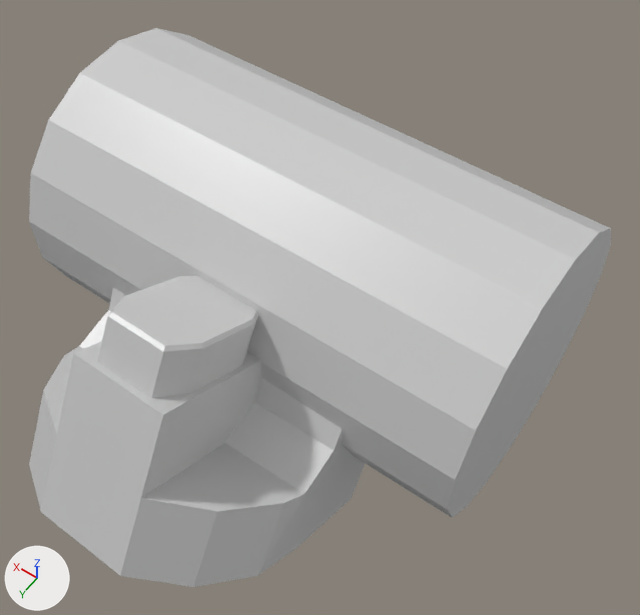
A saved change to the COLLADA model models/drc_robot/meshes/r_clav.dae.
The view is the same before and after, from a 50 mm lens placed at (-0.109, 0.074, 0.246), pointed at (-0.014, -0.06, 0.036). The axes (+X, +Y, +Z) are drawn at lower left. The lights are the same throughout.

Names of what the first picture shows: 'node'.
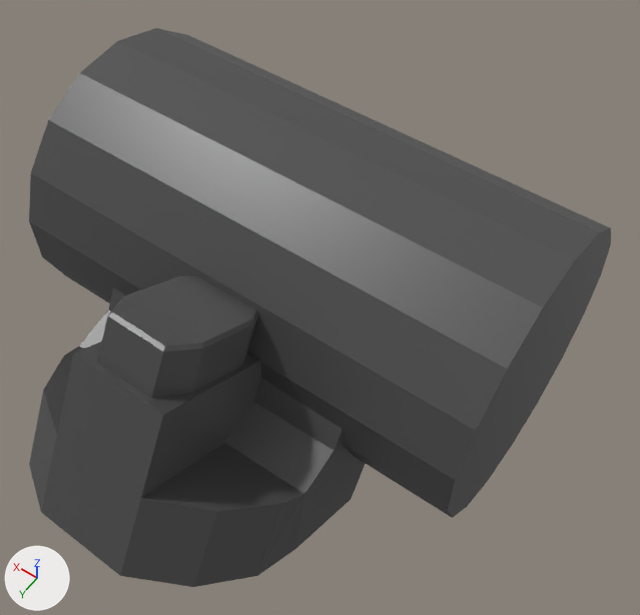
What differs and where, as boxes [x1, y1, x2, y2] in the pictures (640 x 615 px):
'node', surface changed
    both: [29, 28, 611, 587]

The change in detail:
Picture 'atlas_DRC_1.png' (img_atlas_drc_1_png) is new.
In material 'atlas_DRC_1' (mat_atlas_drc_1), base_color is no longer (0.621, 0.621, 0.621), light grey #cfcfcf.
In material 'atlas_DRC_1' (mat_atlas_drc_1), texture is now set to img_atlas_drc_1_png.
